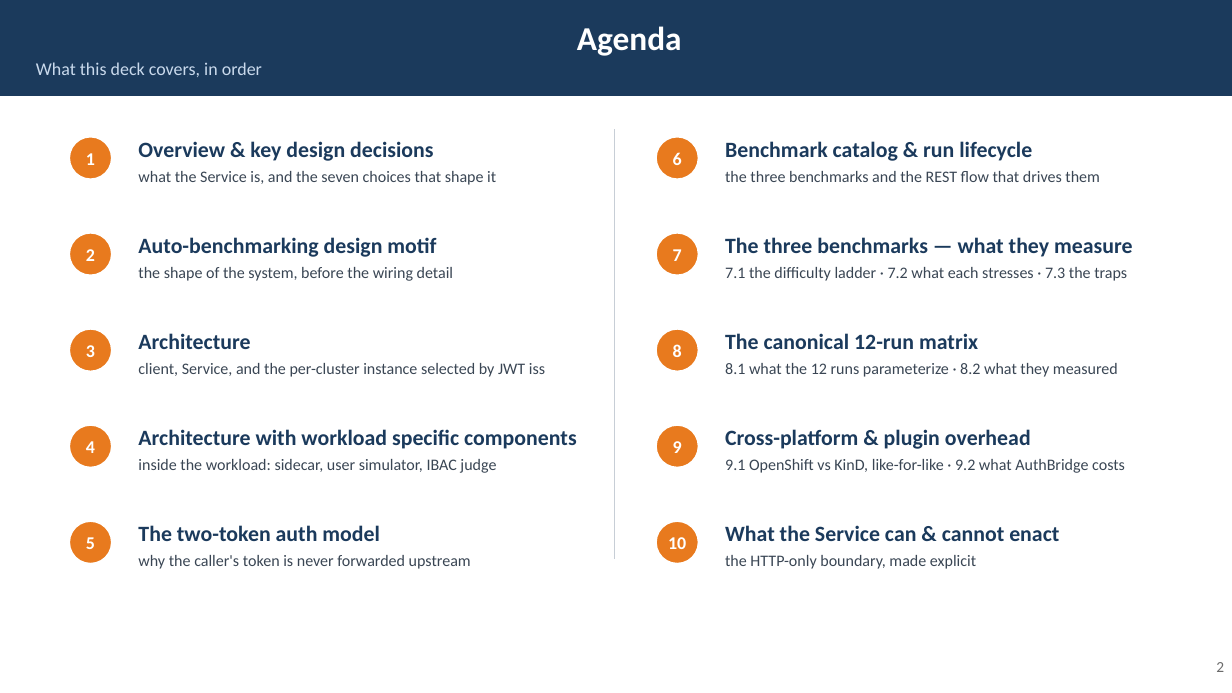
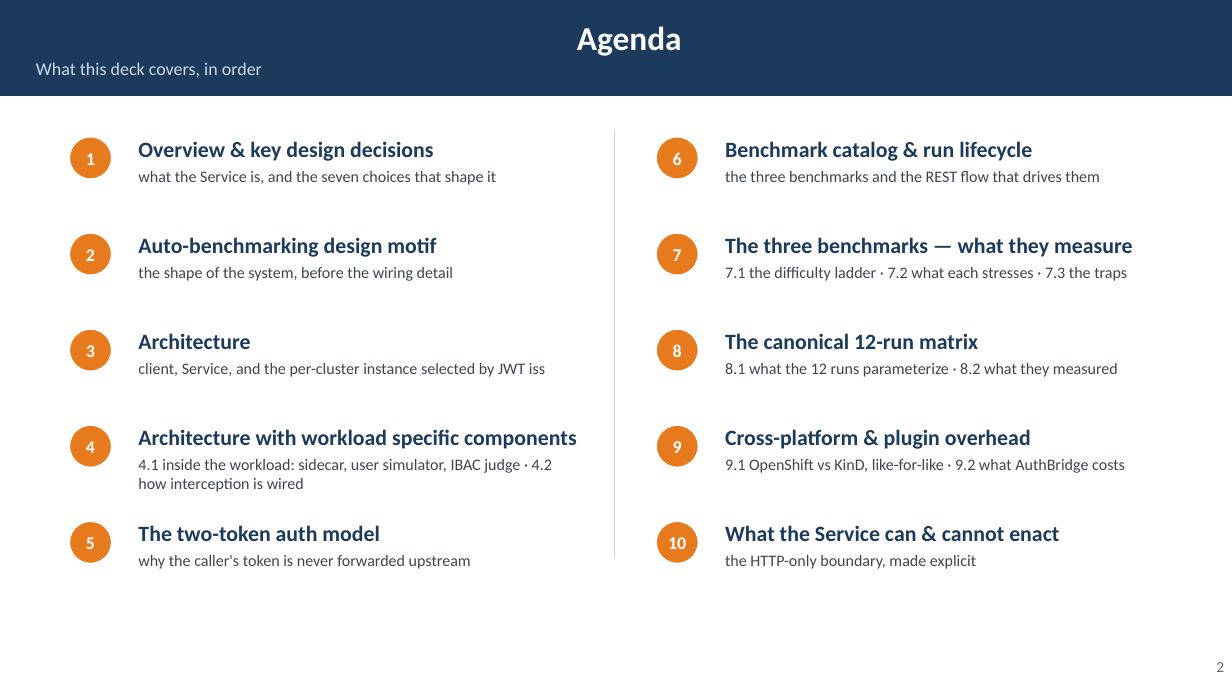
Before and after one commit to rossoctl/autobench, a slide deck: slide 2 of docs/AutoBench.pptx. Drawn at 1232x693 pixels with LibreOffice and Linux fonts; fonts in the diff are those of the drawing. Boxes give left, top, right and bottom in pixels: in the first picture for what was removed or moved away, otherwise in the second. Text is boxed around its words. In the diff, an @@ line names an element or a change of style, - is before the commit and + after.

Commit message:
Document the run-time data path, and that the sidecar's presence proves nothing
The guide covered the control plane — the endpoints you call — and said nothing about
what carries the work during a run. So the two facts that cost the most time here were
written down nowhere: that the agent has its own MCP connection separate from the
Service's (grading reads tool-side state, and the runner discards the agent's reply),
and that AuthBridge interception is a blanket forward proxy plus an allowlist rather
than a tool-aware hook.

New §1 subsection "The run-time data path": the eight legs as a diagram plus a table
saying which ones the sidecar is on, then the mechanism — HTTP_PROXY=HTTPS_PROXY=
http://127.0.0.1:8081 injected by the operator, no_proxy naming the hosts that stay
direct, judge_inference: false — and the double bypass that left a ready sidecar,
a rendered pipeline and zero judge calls. Verification is a judge-completion count,
not a sidecar log.

The diagram is ASCII, not box-drawing: the PDF's monospace stack falls back to another
font for U+2500-family glyphs, whose advance width differs from the vertical bars, so
every box edge broke apart in the rendered PDF while looking correct on GitHub.

SERVICE_DESIGN_DECISIONS.md describes disable_proxy/no_proxy purely as egress-proxy
plumbing; noted there that the same two fields are the interception switch, since that
is not guessable from their names.

Deck: section 4 becomes 4.1 (the existing workload diagram) + 4.2, a new slide for the
mechanism and the double bypass, with the agenda entry extended to match. Also corrected
the 7.3 traps slide: OUT CV > IN CV is 15 of 22 legs on v1.28, not 27 of 33 — that older
figure came from matrices whose legs shared prompts inside the gateway's cache TTL, so
some output columns were replays rather than fresh generations.

183 tests pass; both PDFs regenerated and checked by render, not by XML.

```diff
--- a/docs/AutoBench.pptx
+++ b/docs/AutoBench.pptx
@@ text at (138, 459, 552, 492): text changed @@
-inside the workload: sidecar, user simulator, IBAC judge
+4.1 inside the workload: sidecar, user simulator, IBAC judge · 4.2 how interception is wired
```
Also in this commit, not shown: 12 other slides changed, 1 slide added, 5 other files.
